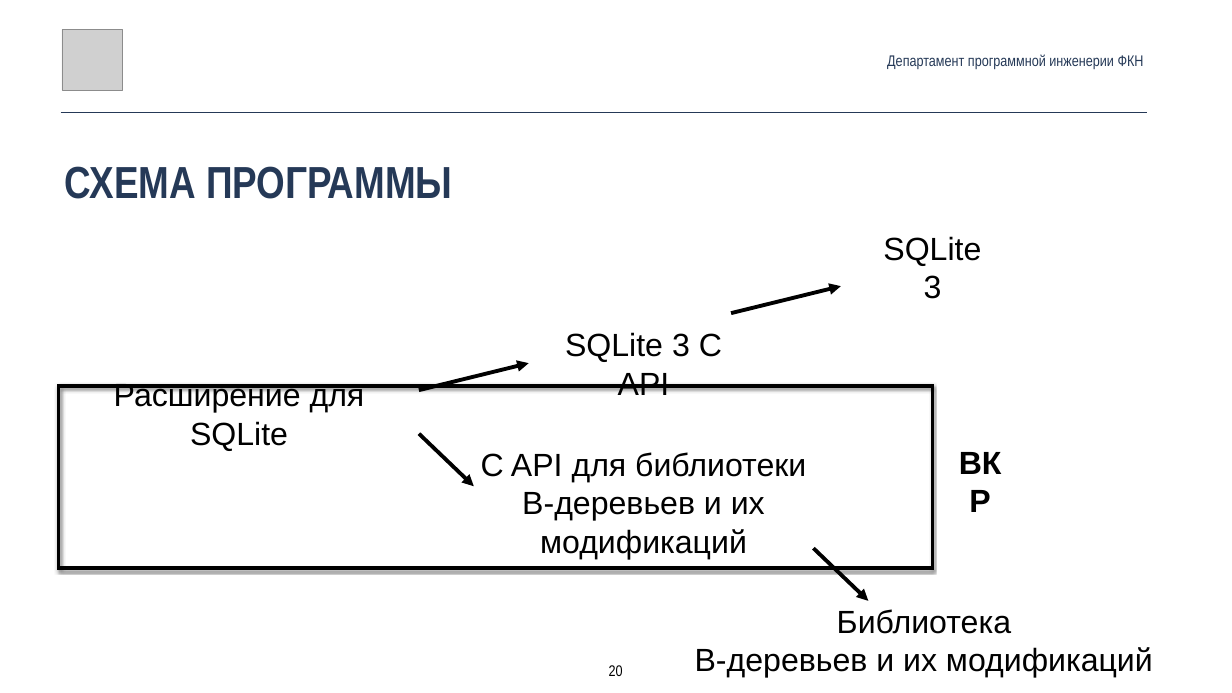
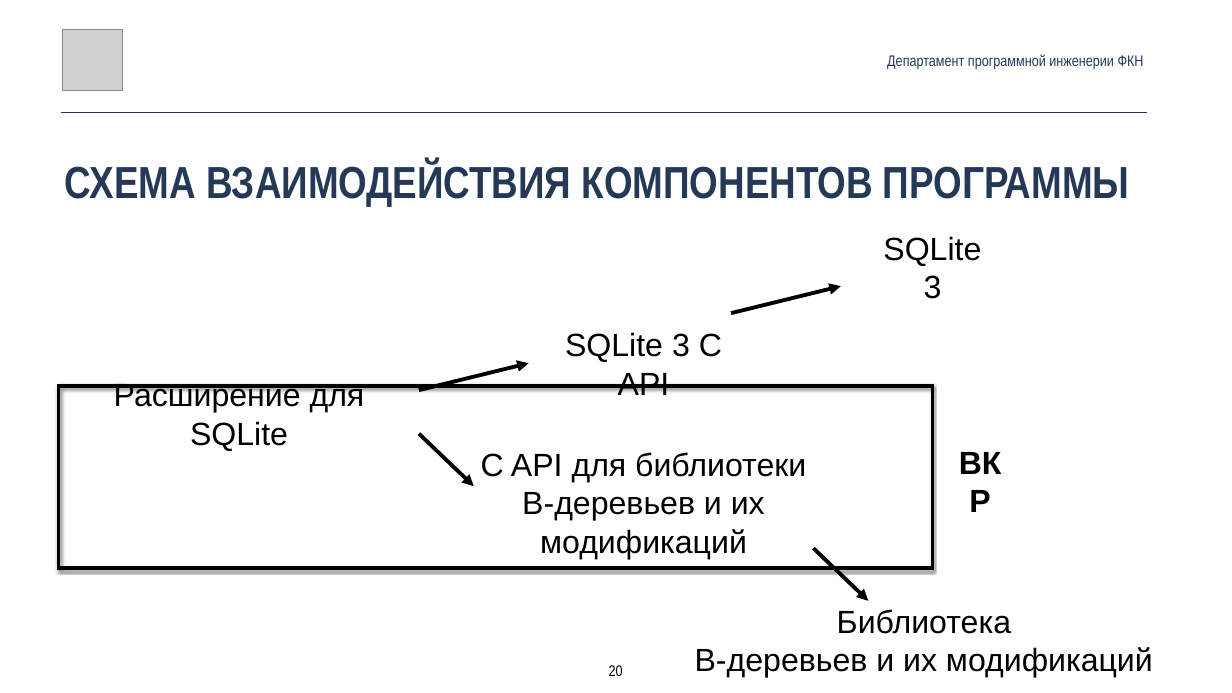
Before and after one commit to Glost/btrees_2019, a slide deck: slide 20 of root/docs/slides/Ригин_ВКР_Защита.pptx. Drawn at 1232x693 pixels with LibreOffice and Linux fonts; fonts in the diff are those of the drawing; grey boxes stand for pictures. Boxes give left, top, right and bottom in pixels: in the first picture for what was removed or moved away, otherwise in the second. Text is boxed around its words. In the diff, an @@ line names an element or a change of style, - is before the commit and + after.

```diff
--- a/root/docs/slides/Ригин_ВКР_Защита.pptx
+++ b/root/docs/slides/Ригин_ВКР_Защита.pptx
@@ text at box(65, 162, 1129, 207): text changed @@
-СХЕМА ПРОГРАММЫ
+СХЕМА ВЗАИМОДЕЙСТВИЯ КОМПОНЕНТОВ ПРОГРАММЫ
```
Also in this commit, not shown: 5 other slides changed, 3 other files.
